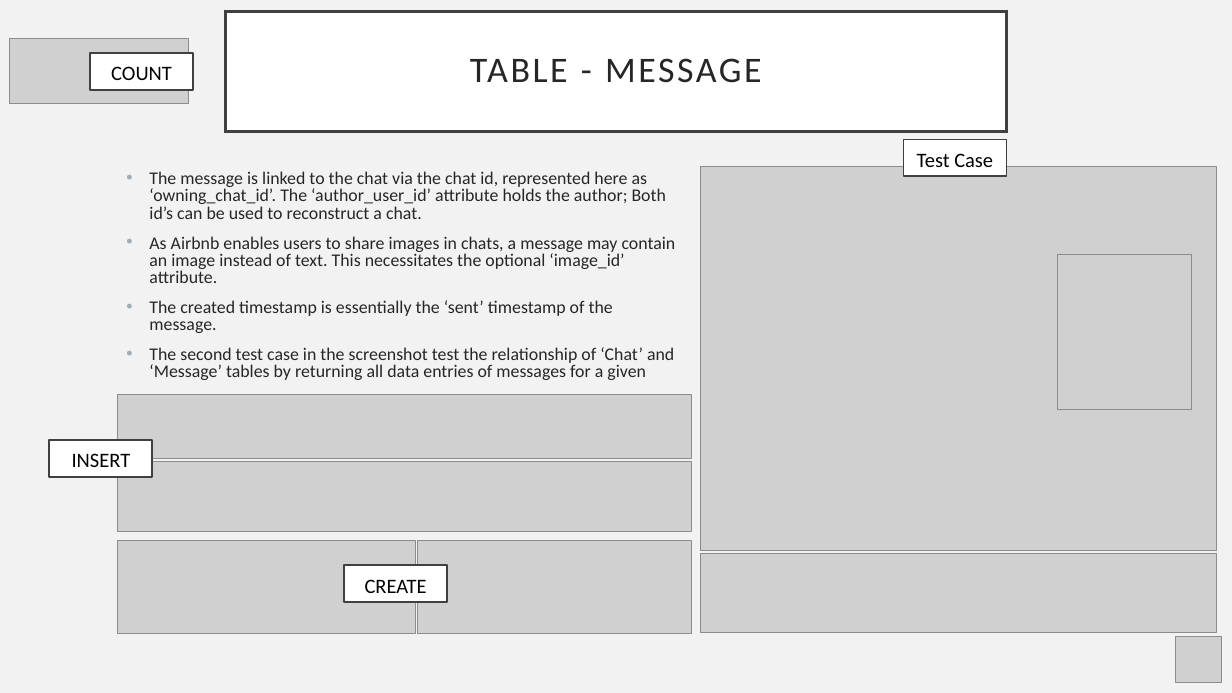
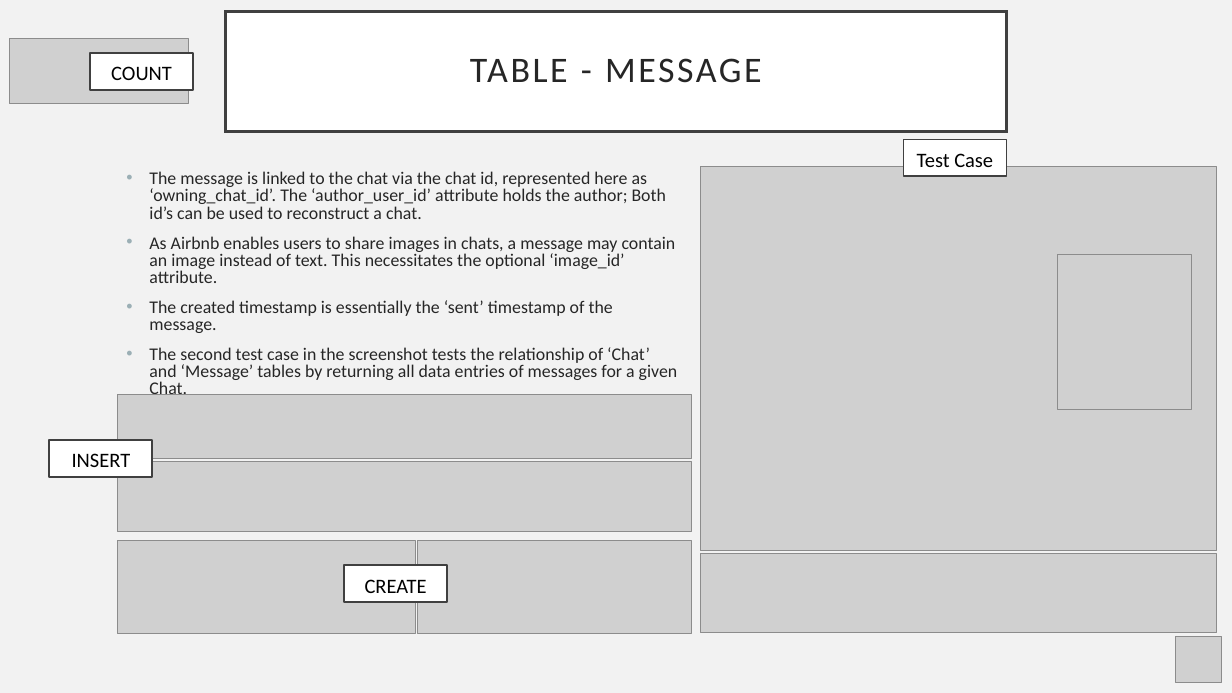
Before and after one commit to LeftEmpty/AirBnB_DBMS_Imitation, a slide deck: slide 16 of phase_2/phase_2_db_presentation.pptx. Drawn at 1232x693 pixels with LibreOffice and Linux fonts; fonts in the diff are those of the drawing; grey boxes stand for pictures. Boxes give left, top, right and bottom in pixels: in the first picture for what was removed or moved away, otherwise in the second. Text is boxed around its words. In the diff, an @@ line names an element or a change of style, - is before the commit and + after.

Commit message:
proof-read and submitted
changes:
- small changes to presentation
- removed NOT NULL from profile_image_id in Guest (screenshot v2 & data dictionary)

```diff
--- a/phase_2/phase_2_db_presentation.pptx
+++ b/phase_2/phase_2_db_presentation.pptx
@@ text at (149,347,678,395): text changed @@
-• The second test case in the screenshot test the relationship of ‘Chat’ and ‘Message’ tables by returning all data entries of messages for a given
+• The second test case in the screenshot tests the relationship of ‘Chat’ and ‘Message’ tables by returning all data entries of messages for a given Chat.
```
Also in this commit, not shown: 23 other slides changed, 11 other files.
